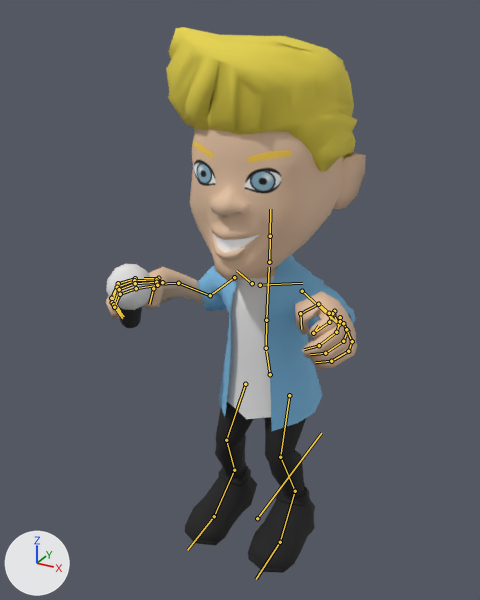
One commit to the FBX model Assets/Models/cody_anim.fbx: the scene before it, then after it.
Both versions are drawn from a camera (50 mm lens) standing at (2.12, -4.18, 4.19) and looking at (-0.2, 0.03, 2.09). Arrows for +X, +Y and +Z are at lower left; the lights stay in place. Both versions are drawn at frame 378 of the action 'rig|CodyEinstein'; the numbers are the values there. The bones that bend it are drawn over the model as lines.

In view in the first picture: 'Cody', 'Cody hair', 'microphone'.
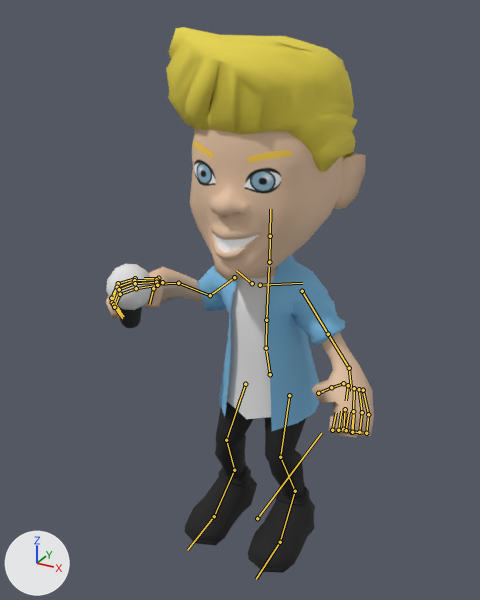
Commit message: tuning animazione cody-einstein

The change, as a diff of the scene's bpy script:
```diff
--- a/Assets/Models/cody_anim.fbx.py
+++ b/Assets/Models/cody_anim.fbx.py
@@ bone_org_upper_arm_l @@
 bone_org_upper_arm_l = bpy.data.objects['rig'].pose.bones['ORG-upper_arm.L']  # child of 'ORG-shoulder.L'
-bone_org_upper_arm_l.rotation_quaternion = (0.901, 0.014, -0.349, -0.257)  # degrees (15, -38, -37)
+bone_org_upper_arm_l.rotation_quaternion = (0.903, 0.057, -0.052, -0.423)  # degrees (8, -3, -50)
@@ bone_org_forearm_l @@
 bone_org_forearm_l = bpy.data.objects['rig'].pose.bones['ORG-forearm.L']  # child of 'ORG-upper_arm.L'
-bone_org_forearm_l.rotation_quaternion = (0.696, 0.718, 0.0, 0.0)  # degrees (92, 0, 0)
+bone_org_forearm_l.rotation_quaternion = (1.0, -0.006, 0.0, 0.0)  # degrees (-1, 0, 0)
@@ bone_org_hand_l @@
 bone_org_hand_l = bpy.data.objects['rig'].pose.bones['ORG-hand.L']  # child of 'ORG-forearm.L'
-bone_org_hand_l.rotation_quaternion = (0.956, 0.11, -0.048, -0.268)  # degrees (14, -2, -32)
+bone_org_hand_l.rotation_quaternion = (0.926, 0.128, 0.123, 0.333)  # degrees (19, 8, 41)
@@ bone_org_f_middle_02_l @@
 bone_org_f_middle_02_l = bpy.data.objects['rig'].pose.bones['ORG-f_middle.02.L']  # child of 'ORG-f_middle.01.L'
-bone_org_f_middle_02_l.rotation_quaternion = (0.905, 0.425, 0.0, 0.0)  # degrees (50, 0, 0)
+bone_org_f_middle_02_l.rotation_quaternion = (0.738, 0.675, 0.0, 0.0)  # degrees (85, 0, 0)
@@ bone_org_f_middle_03_l @@
 bone_org_f_middle_03_l = bpy.data.objects['rig'].pose.bones['ORG-f_middle.03.L']  # child of 'ORG-f_middle.02.L'
-bone_org_f_middle_03_l.rotation_quaternion = (0.905, 0.425, 0.0, 0.0)  # degrees (50, 0, 0)
+bone_org_f_middle_03_l.rotation_quaternion = (0.738, 0.675, 0.0, 0.0)  # degrees (85, 0, 0)
@@ bone_org_f_ring_02_l @@
 bone_org_f_ring_02_l = bpy.data.objects['rig'].pose.bones['ORG-f_ring.02.L']  # child of 'ORG-f_ring.01.L'
-bone_org_f_ring_02_l.rotation_quaternion = (0.905, 0.425, 0.0, 0.0)  # degrees (50, 0, 0)
+bone_org_f_ring_02_l.rotation_quaternion = (0.738, 0.675, 0.0, 0.0)  # degrees (85, 0, 0)
@@ bone_org_f_ring_03_l @@
 bone_org_f_ring_03_l = bpy.data.objects['rig'].pose.bones['ORG-f_ring.03.L']  # child of 'ORG-f_ring.02.L'
-bone_org_f_ring_03_l.rotation_quaternion = (0.905, 0.425, 0.0, 0.0)  # degrees (50, 0, 0)
+bone_org_f_ring_03_l.rotation_quaternion = (0.738, 0.675, 0.0, 0.0)  # degrees (85, 0, 0)
@@ bone_org_f_pinky_02_l @@
 bone_org_f_pinky_02_l = bpy.data.objects['rig'].pose.bones['ORG-f_pinky.02.L']  # child of 'ORG-f_pinky.01.L'
-bone_org_f_pinky_02_l.rotation_quaternion = (0.905, 0.425, 0.0, 0.0)  # degrees (50, 0, 0)
+bone_org_f_pinky_02_l.rotation_quaternion = (0.738, 0.675, 0.0, 0.0)  # degrees (85, 0, 0)
@@ bone_org_f_pinky_03_l @@
 bone_org_f_pinky_03_l = bpy.data.objects['rig'].pose.bones['ORG-f_pinky.03.L']  # child of 'ORG-f_pinky.02.L'
-bone_org_f_pinky_03_l.rotation_quaternion = (0.905, 0.425, 0.0, 0.0)  # degrees (50, 0, 0)
+bone_org_f_pinky_03_l.rotation_quaternion = (0.738, 0.675, 0.0, 0.0)  # degrees (85, 0, 0)
```

Changed parts and their boxes (x1, y1, x2, y2) in the pictures (480 x 600 px):
'Cody', posed: before (106, 128, 366, 573); after (106, 128, 374, 573)
bone 'ORG-upper_arm.L', root to tip: before (302, 291) to (339, 324); after (302, 291) to (328, 334)
bone 'ORG-forearm.L', root to tip: before (339, 324) to (333, 314); after (328, 334) to (349, 368)
bone 'ORG-hand.L', root to tip: before (333, 314) to (336, 321); after (349, 368) to (351, 391)
bone 'ORG-f_middle.02.L', root to tip: before (336, 332) to (319, 345); after (351, 432) to (338, 430)
bone 'ORG-f_middle.03.L', root to tip: before (319, 345) to (304, 349); after (338, 430) to (341, 411)
bone 'ORG-f_ring.02.L', root to tip: before (343, 341) to (325, 353); after (359, 432) to (346, 430)
bone 'ORG-f_ring.03.L', root to tip: before (325, 353) to (310, 354); after (346, 430) to (349, 412)
bone 'ORG-f_pinky.02.L', root to tip: before (348, 351) to (331, 361); after (366, 433) to (352, 432)
bone 'ORG-f_pinky.03.L', root to tip: before (331, 361) to (315, 362); after (352, 432) to (354, 414)
